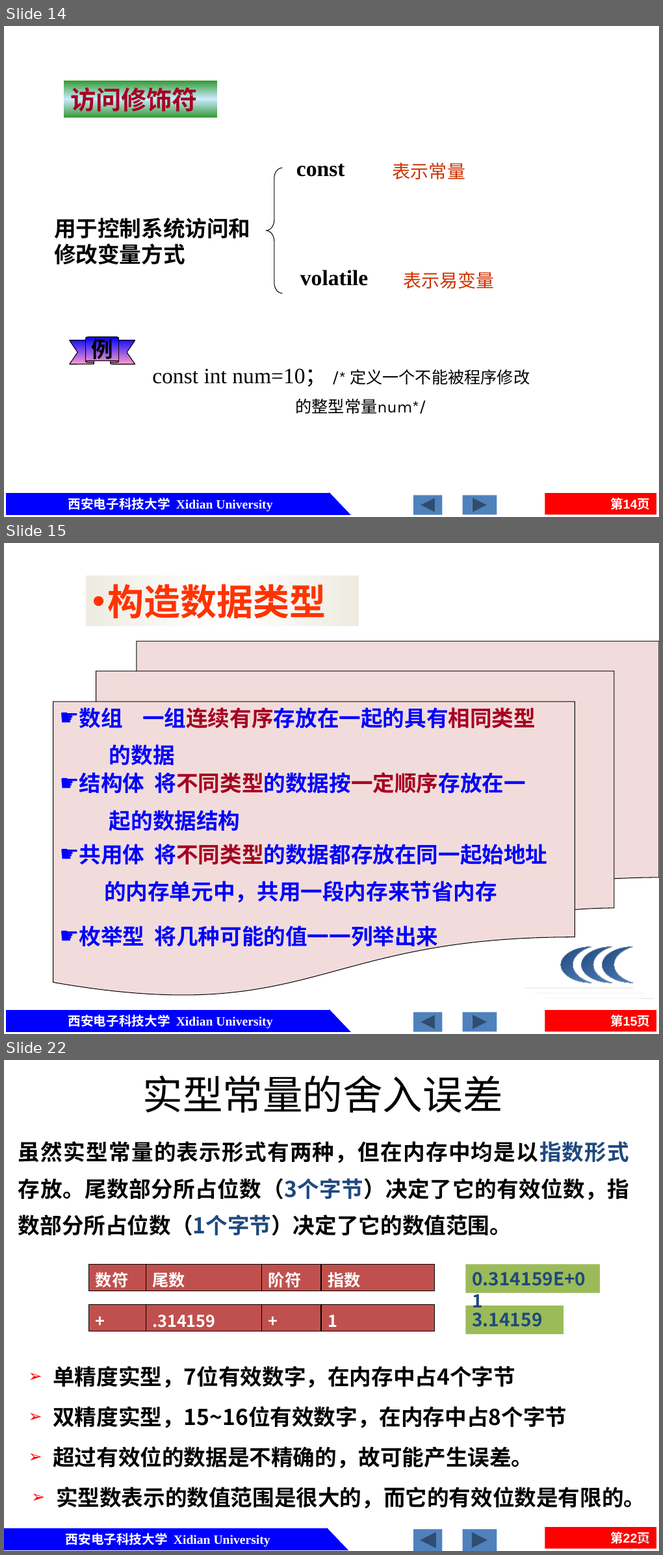
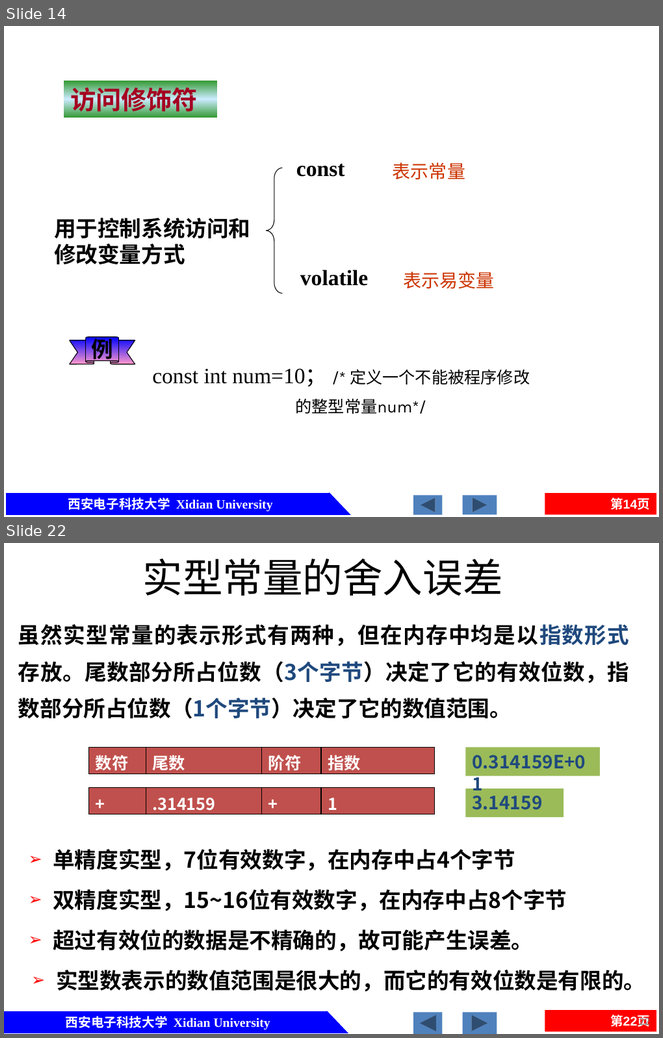
Before and after one commit to jtrfid/C-Repositories, a slide deck: 2016/C语言/课件/第2章 C的基本数据类型及运算.pptx. Shown one above the other, each under a label of ours: slides 14, 15 and 22 before the commit, slides 14 and 22 after it; the slides between them are not shown. The pictures are 663x1555 and 663x1038 pixels, drawn with LibreOffice and Linux fonts; fonts in the diff are those of the drawing. Boxes give left, top, right and bottom in pixels: in the first picture for what was removed or moved away, otherwise in the second. Text is boxed around its words. In the diff, an @@ line names an element or a change of style, - is before the commit and + after.

```diff
--- a/2016/C语言/课件/第2章 C的基本数据类型及运算.pptx
+++ b/2016/C语言/课件/第2章 C的基本数据类型及运算.pptx
@@ slide 15 removed at [4,543,659,1034], background #FFFFFF; not listed: 6 template elements that a slide beside it also shows @@
@@ rectangle removed at [86,575,359,626] @@
-• 构造数据类型
@@ flow chart multidocument removed at [53,641,659,997] @@
@@ text removed at [79,707,536,765] @@
-☛ 数组 一组连续有序存放在一起的具有相同类型
-的数据
@@ text removed at [79,772,526,832] @@
-☛ 结构体 将不同类型的数据按一定顺序存放在一
-起的数据结构
@@ text removed at [79,844,548,903] @@
-☛ 共用体 将不同类型的数据都存放在同一起始地址
-的内存单元中，共用一段内存来节省内存
@@ text removed at [79,926,439,951] @@
-☛ 枚举型 将几种可能的值一一列举出来
@@ group removed at [525,947,654,999]: 3 moons, 3 lines @@
```
Also in this commit, not shown: 4 slides changed, 2 slides added, 11 other slides removed.
